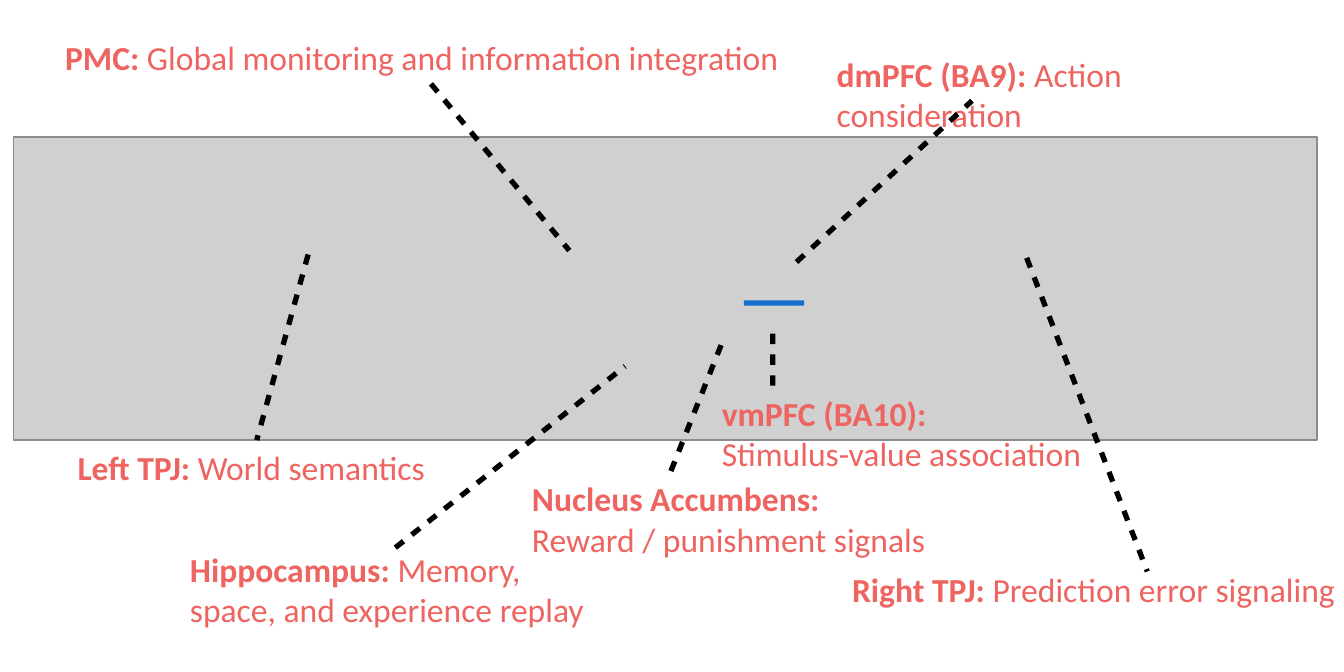
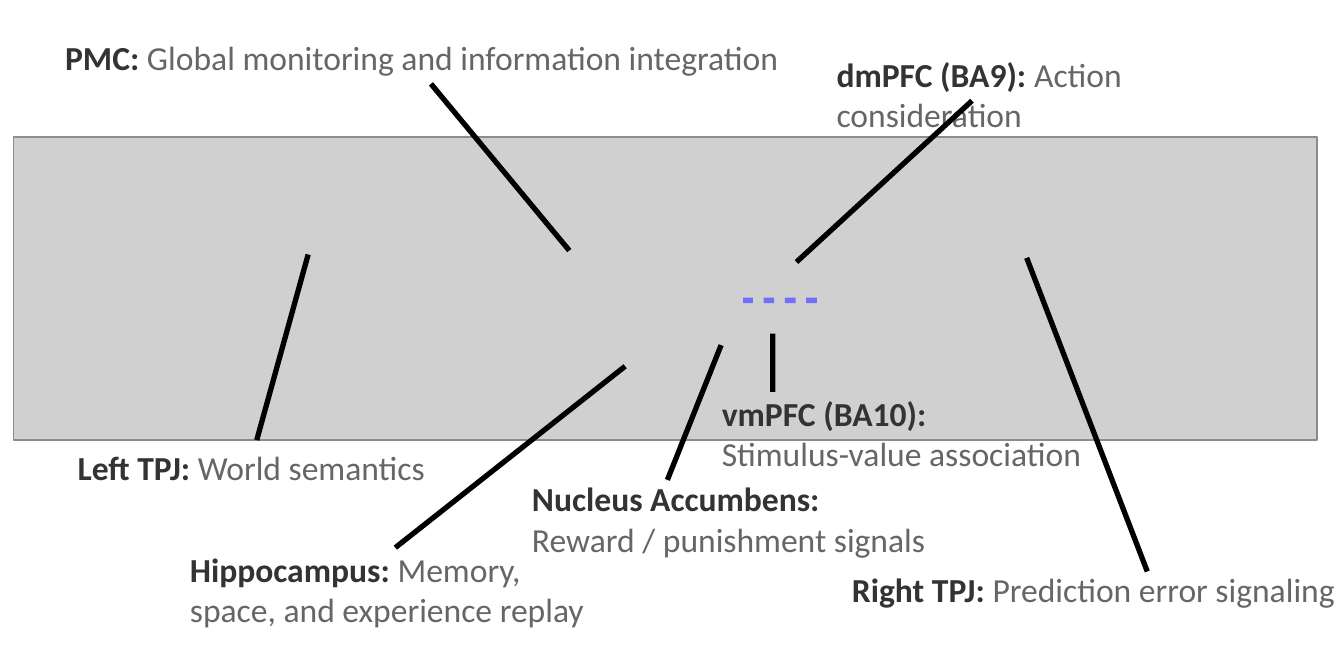
Before and after one commit to banilo/darkcontrol, a slide deck: slide 1 of paper/neurobiological_overview_DMN.odp. Drawn at 1344x672 pixels with LibreOffice and Linux fonts; fonts in the diff are those of the drawing; grey boxes stand for pictures. Boxes give left, top, right and bottom in pixels: in the first picture for what was removed or moved away, otherwise in the second. Text is boxed around its words. In the diff, an @@ line names an element or a change of style, - is before the commit and + after.

Commit message:
Update Fg 1 & 4 + correct BibTex compilation error

```diff
--- a/paper/neurobiological_overview_DMN.odp
+++ b/paper/neurobiological_overview_DMN.odp
@@ text "PMC: Global monitoring and information ..." at (65,46,778,76): text colour #ED6460 to #333333 in "PMC:"; text colour #ED6460 to #666666 @@
@@ text "dmPFC (BA9): Action consideration" at (837,62,1122,136): text colour #ED6460 to #333333 in "dmPFC (BA9):"; text colour #ED6460 to #666666 in "Action consideration" @@
@@ line moved from (804, 302) - (743, 302) to (817, 301) - (743, 301) @@
@@ line (817, 301) - (743, 301): stroke #0066CC 2.89 pt to #6666FF 2.89 pt @@
@@ text "vmPFC (BA10): Stimulus-value association" at (722,401,1081,466): text colour #ED6460 to #333333 in "vmPFC (BA10):"; text colour #ED6460 to #666666 in "Stimulus-value association" @@
@@ text "Left TPJ: World semantics" at (78,456,425,481): text colour #ED6460 to #333333 in "Left TPJ:"; text colour #ED6460 to #666666 in "World semantics" @@
@@ text "Nucleus Accumbens:" at (532,487,925,558): text colour #ED6460 to #333333 in "Nucleus Accumbens:"; text colour #ED6460 to #666666 in "Reward / punishment signals" @@
@@ text "Hippocampus: Memory, space, and experience ..." at (190,558,584,628): text colour #ED6460 to #333333 in "Hippocampus:"; text colour #ED6460 to #666666 in "Memory, space, and experience replay" @@
@@ text "Right TPJ: Prediction error signaling" at (852,578,1334,608): text colour #ED6460 to #333333 in "Right TPJ:"; text colour #ED6460 to #666666 in "Prediction error signaling" @@
```
Also in this commit, not shown: 3 other files.
